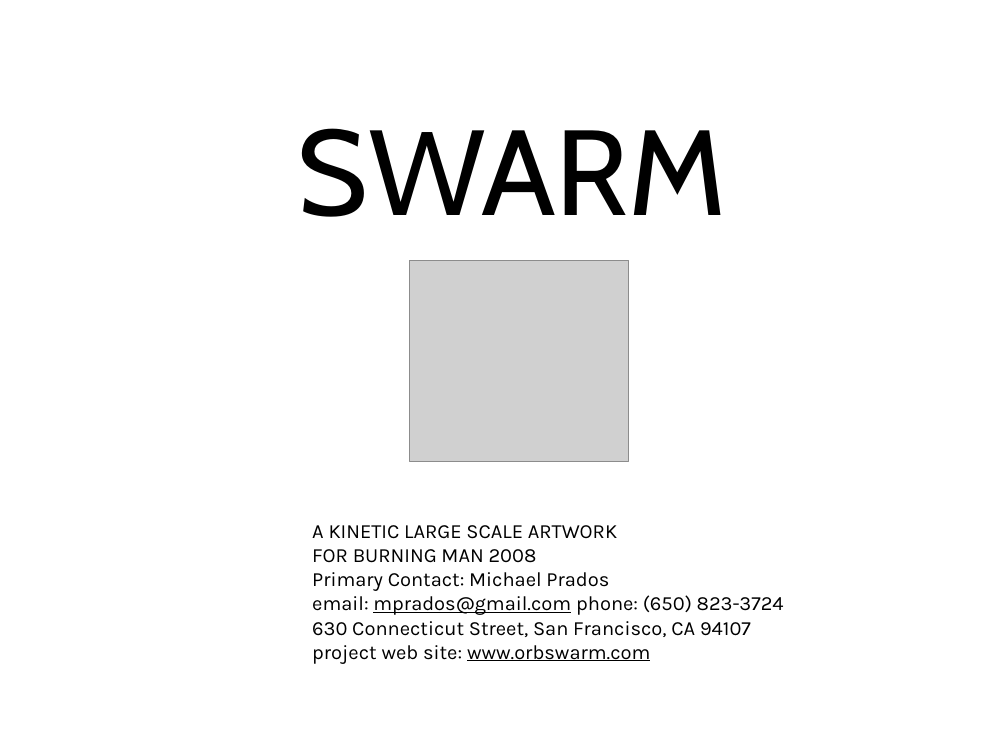
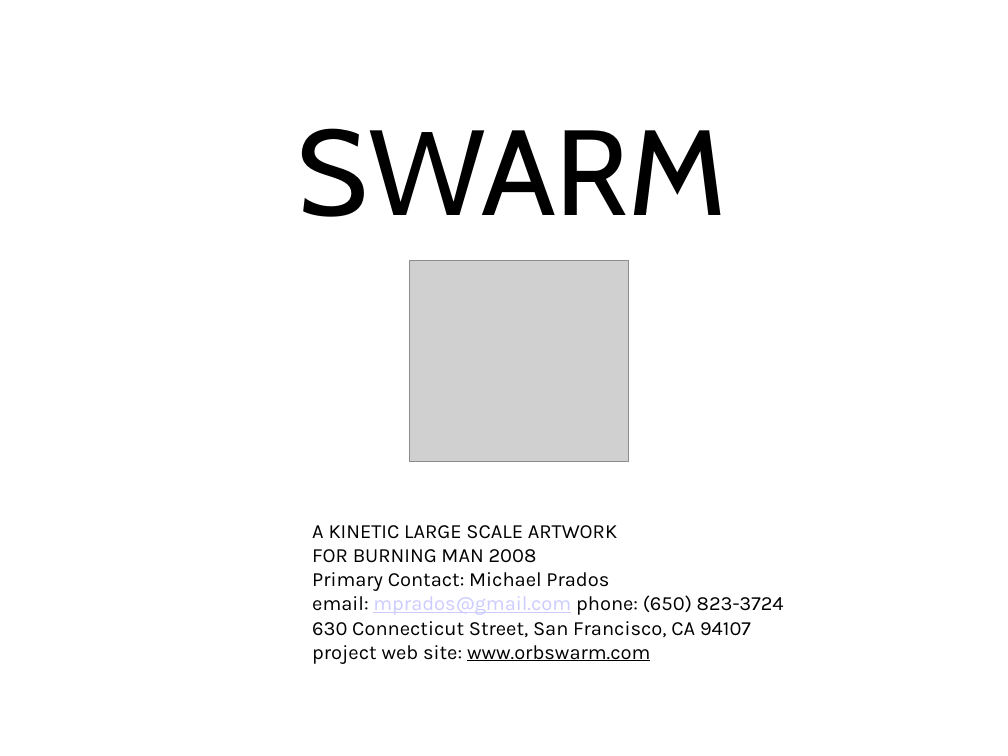
Before and after one commit to orbswarm/orbswarm-svn, a slide deck: slide 2 of media/BM2008/08proposal.ppt. Drawn at 1008x756 pixels with LibreOffice and Linux fonts; fonts in the diff are those of the drawing; grey boxes stand for pictures. Boxes give left, top, right and bottom in pixels: in the first picture for what was removed or moved away, otherwise in the second. Text is boxed around its words. In the diff, an @@ line names an element or a change of style, - is before the commit and + after.

```diff
--- a/media/BM2008/08proposal.ppt
+++ b/media/BM2008/08proposal.ppt
@@ text at (312, 595, 784, 615): text colour #000000 to #CCCCFF in "mprados@gmail.com" @@
```
Also in this commit, not shown: 1 other slide changed, 1 slide added, 1 slide removed, 1 other file.
